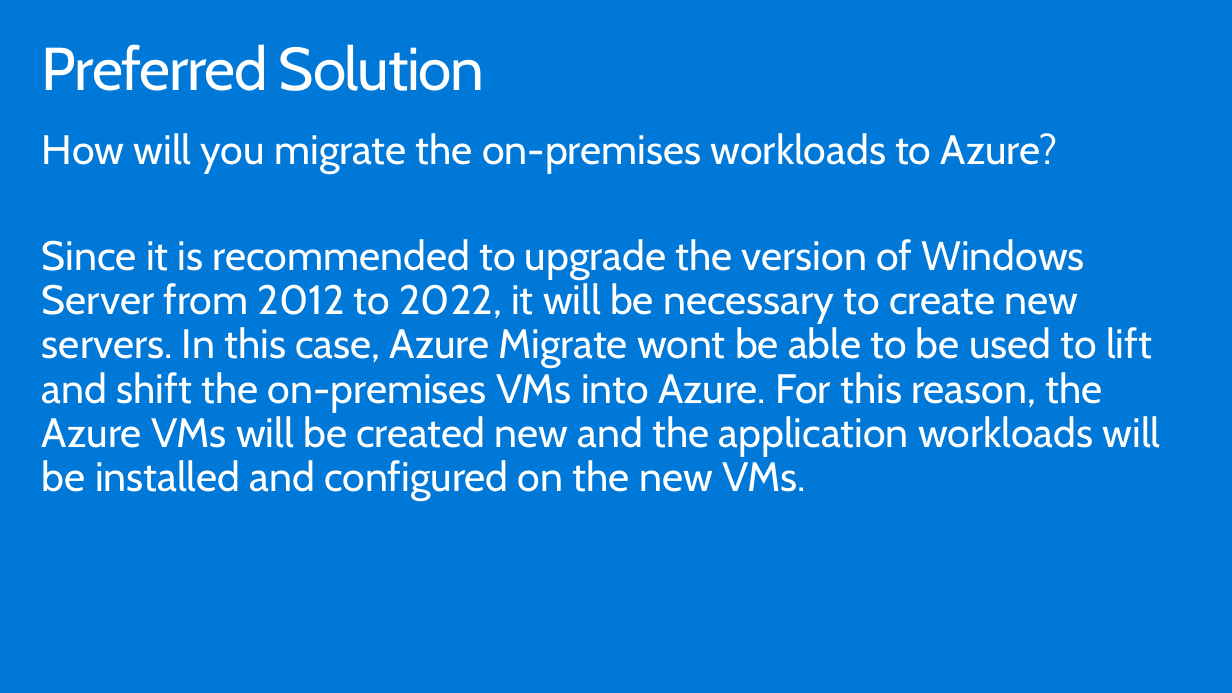
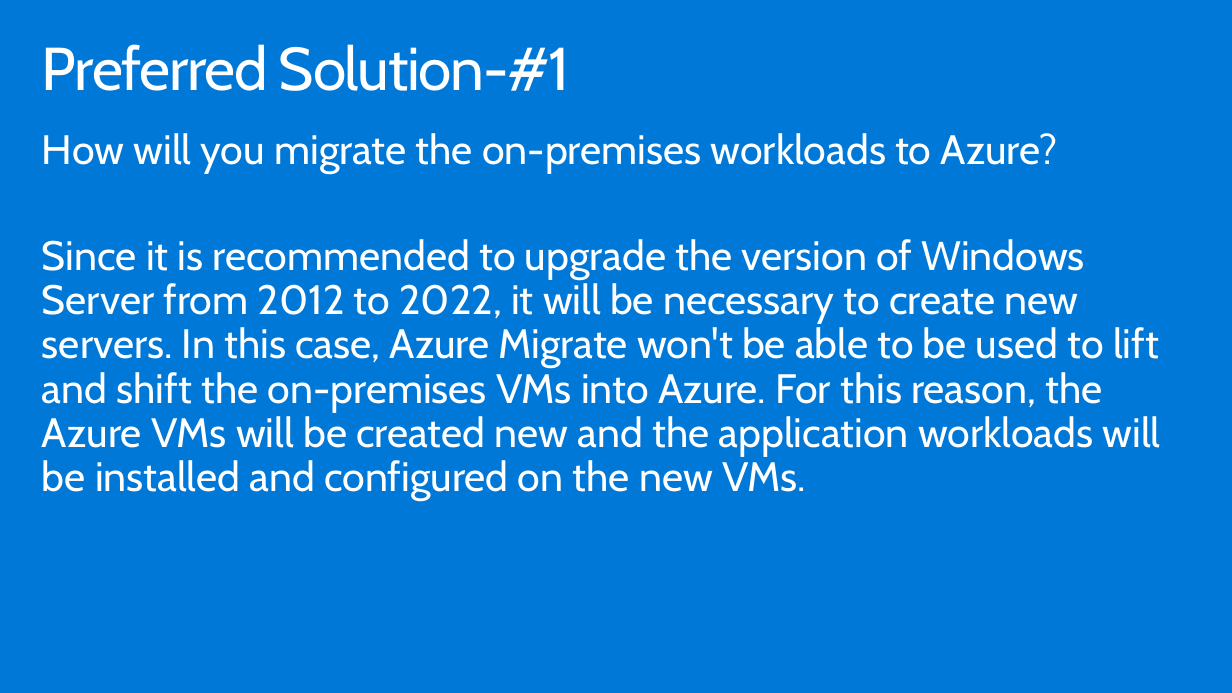
Before and after one commit to solliancenet/-Building-the-business-migration-case-with-Windows-Server-and-SQL-Server, a slide deck: slide 16 of Whiteboard design session/WDS trainer presentation - Building the business migration case with Windows Server and SQL Server.pptx (slide 15 before the commit). Drawn at 1232x693 pixels with LibreOffice and Linux fonts; fonts in the diff are those of the drawing. Boxes give left, top, right and bottom in pixels: in the first picture for what was removed or moved away, otherwise in the second. Text is boxed around its words. In the diff, an @@ line names an element or a change of style, - is before the commit and + after.

```diff
--- a/Whiteboard design session/WDS trainer presentation - Building the business migration case with Windows Server and SQL Server.pptx
+++ b/Whiteboard design session/WDS trainer presentation - Building the business migration case with Windows Server and SQL Server.pptx
@@ title at [42, 44, 570, 91]: text changed @@
-Preferred Solution
+Preferred Solution-#1
@@ text at [42, 239, 1161, 501]: text changed @@
-Since it is recommended to upgrade the version of Windows Server from 2012 to 2022, it will be necessary to create new servers. In this case, Azure Migrate wont be able to be used to lift and shift the on-premises VMs into Azure. For this reason, the Azure VMs will be created new and the application workloads will be installed and configured on the new VMs.
+Since it is recommended to upgrade the version of Windows Server from 2012 to 2022, it will be necessary to create new servers. In this case, Azure Migrate won't be able to be used to lift and shift the on-premises VMs into Azure. For this reason, the Azure VMs will be created new and the application workloads will be installed and configured on the new VMs.
```
Also in this commit, not shown: 17 other slides changed, 3 slides added, 1 other file.
